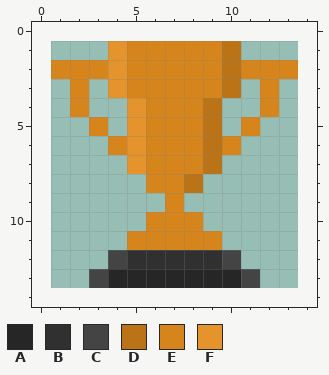
File history of a pixel-art sprite, snakemaze/assets/award-bronze.png. This is how it looked before the edit.
The file is 52x52 pixels, drawn in blocks of 4x4; one block is one cell here. The old version is drawn lined up with the new one, on the new canvas.
Palette (. is transparent): A #262626  B #303030  C #444444  D #bb7318  E #d6841c  F #e4932d
Pixels before, first column x 1:
 1 ...FEEEEED...
 2 EEEFEEEEEDEEE
 3 .E.FEEEEED.E.
 4 .E..FEEED..E.
 5 ..E.FEEED.E..
 6 ...EFEEEDE...
 7 ....FEEED....
 8 .....EED.....
 9 ......E......
10 .....EEE.....
11 ....EEEEE....
12 ...CBBBBBC...
13 ..CAAAAAAAC..
After:
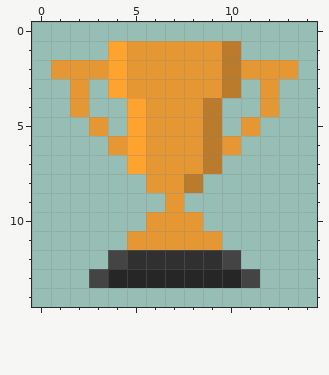
From the commit log: Brighten bronze and silver trophy assets
The exact change:
canvas 13x13 -> 15x15, the old top-left corner now at 1,1
colour D: #bb7318 -> #ba7b2c
colour E: #d6841c -> #e59734
colour F: #e4932d -> #ffa32f
Pixel boxes of the changes (left, top, right, bottom) in both pictures:
changed: (51, 41, 298, 250)
